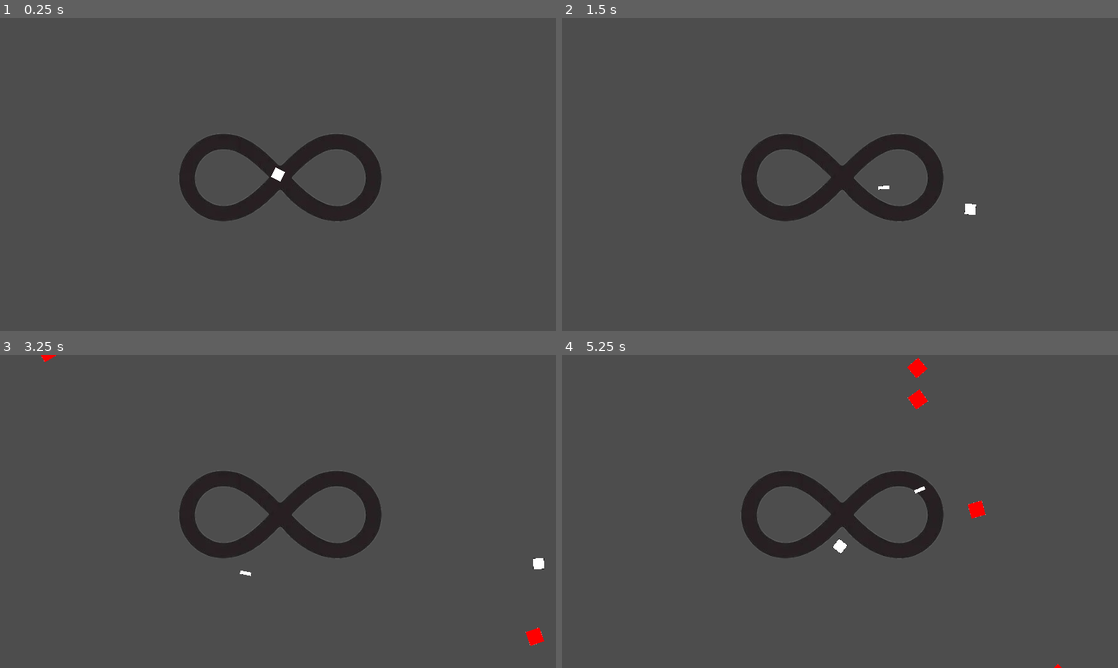
Above: before the commit, frames 1-4 (two rows, left to right).
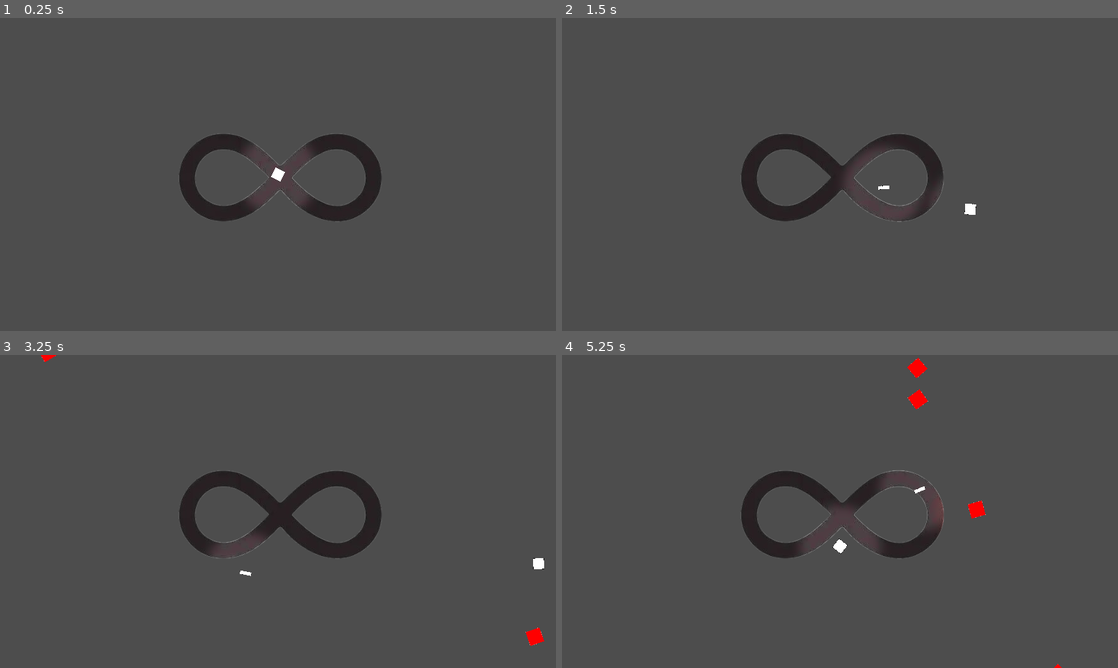
Above: after the commit, the same moments.

Repository: SmallBrainMatt/CS477-Lightning-Game
Game: Godot game, scene res://main.tscn
Two runs of this game, one before a commit and one after it. Both use one fixed random seed, a clock stepped at 60 frames per second and the inputs below.
Inputs (mouse positions are in pixels of both pictures, inside the frame that each line leads up to):
- Up to frame 1 (0.25 s): no input
- Up to frame 2 (1.5 s): tap Enter at 0.5 s; move the mouse to (962, 158) at 0.52 s; hold D (move_right) 0.53-1.28 s; click (962, 158) at 0.6 s; move the mouse to (728, 190) at 1.27 s; hold S (move_down) from 1.28 s (still down); click (728, 190) at 1.35 s
- Up to frame 3 (3.25 s): move the mouse to (333, 442) at 2.02 s; release S (move_down) at 2.03 s; hold D (move_right) 2.03-2.78 s; click (333, 442) at 2.1 s; move the mouse to (250, 574) at 2.77 s; hold W (move_up) from 2.78 s (still down); click (250, 574) at 2.85 s
- Up to frame 4 (5.25 s): move the mouse to (1006, 558) at 3.52 s; release W (move_up) at 3.53 s; hold A (move_left) 3.53-5.03 s; click (1006, 558) at 3.6 s; move the mouse to (673, 464) at 4.27 s; click (673, 464) at 4.35 s; move the mouse to (867, 511) at 5.02 s; hold S (move_down) from 5.03 s (still down); click (867, 511) at 5.1 s

The runs differ from the first frame. In frame 1, 1.2% of the frame differs, in the area x 43-57%, y 40-61%; in frame 2, 1.0%; in frame 3, 0.4%; in frame 4, 1.7%, in the area x 43-69%, y 36-64%.

Commit message:
Lighting and Sound
Added lighting effects for the player, mobs, and bullets. Firing now makes a sound.

Diff:
--- a/infinity/bullet.tscn
+++ b/infinity/bullet.tscn
@@ -1,7 +1,8 @@
-[gd_scene load_steps=4 format=3 uid="uid://dq2vspn8p4wnt"]
+[gd_scene load_steps=5 format=3 uid="uid://dq2vspn8p4wnt"]
 
 [ext_resource type="Script" path="res://bullet.gd" id="1_ahqnr"]
 [ext_resource type="Texture2D" uid="uid://d2x1uncgiy3k4" path="res://player-temp.jpg" id="1_e0dol"]
+[ext_resource type="Texture2D" uid="uid://ij5vvdq1nujh" path="res://light.png" id="3_j6mwj"]
 
 [sub_resource type="RectangleShape2D" id="RectangleShape2D_a77bl"]
 size = Vector2(24.0741, 6.15385)
@@ -21,3 +22,6 @@
 position = Vector2(-5.96046e-07, -1.19209e-07)
 scale = Vector2(1.08, 1.3)
 shape = SubResource("RectangleShape2D_a77bl")
+
+[node name="PointLight2D" type="PointLight2D" parent="."]
+texture = ExtResource("3_j6mwj")
--- /dev/null
+++ b/infinity/hud.gd
@@ -0,0 +1,30 @@
+extends CanvasLayer
+
+signal start_game
+
+func show_message(text):
+	$Message.text = text
+	$Message.show()
+	$MessageTimer.start()
+
+func show_game_over():
+	show_message("Game Over")
+	await $MessageTimer.timeout
+	await get_tree().create_timer(1.0).timeout
+	$StartButton.show()
+
+func _on_start_button_pressed():
+	$StartButton.hide()
+	start_game.emit()
+
+func _on_message_timer_timeout():
+	$Message.hide()
+
+# Called when the node enters the scene tree for the first time.
+func _ready() -> void:
+	pass # Replace with function body.
+
+
+# Called every frame. 'delta' is the elapsed time since the previous frame.
+func _process(delta: float) -> void:
+	pass
--- /dev/null
+++ b/infinity/hud.tscn
@@ -0,0 +1,29 @@
+[gd_scene load_steps=2 format=3 uid="uid://c0ecljwtmugp7"]
+
+[ext_resource type="Script" path="res://hud.gd" id="1_bse4r"]
+
+[node name="HUD" type="CanvasLayer"]
+script = ExtResource("1_bse4r")
+
+[node name="StartButton" type="Button" parent="."]
+offset_right = 200.0
+offset_bottom = 100.0
+size_flags_horizontal = 4
+size_flags_vertical = 4
+text = "Start"
+metadata/_edit_use_anchors_ = true
+
+[node name="Message" type="Label" parent="."]
+anchors_preset = 5
+anchor_left = 0.5
+anchor_right = 0.5
+offset_left = -640.0
+offset_right = 640.0
+offset_bottom = 23.0
+grow_horizontal = 2
+size_flags_horizontal = 4
+size_flags_vertical = 0
+text = "INFINITY"
+autowrap_mode = 2
+
+[node name="MessageTimer" type="Timer" parent="."]
--- a/infinity/main.gd
+++ b/infinity/main.gd
@@ -7,6 +7,7 @@
 var speed_range_max = 250
 
 func game_over():
+	#$Hud.show_game_over()
 	$MobTimer.stop()
 
 #Begins the game
@@ -14,6 +15,7 @@
 	score = 0
 	$Player.start($StartPosition.position)
 	$StartTimer.start()
+	get_tree().call_group("mobs", "queue_free")
 
 #Begin the mob timer
 func _on_start_timer_timeout():
--- a/infinity/main.tscn
+++ b/infinity/main.tscn
@@ -55,6 +55,13 @@
 [node name="SpawnIncreaseTimer" type="Timer" parent="."]
 wait_time = 2.0
 
+[node name="Ground" type="Area2D" parent="."]
+position = Vector2(232, 110)
+collision_layer = 0
+collision_mask = 0
+
+[node name="Sprite2D" type="Sprite2D" parent="Ground"]
+
 [connection signal="timeout" from="MobTimer" to="." method="_on_mob_timer_timeout"]
 [connection signal="timeout" from="StartTimer" to="." method="_on_start_timer_timeout"]
 [connection signal="hit" from="Player" to="." method="game_over"]
--- a/infinity/mob.tscn
+++ b/infinity/mob.tscn
@@ -1,7 +1,8 @@
-[gd_scene load_steps=5 format=3 uid="uid://c6sj162x4dqja"]
+[gd_scene load_steps=6 format=3 uid="uid://c6sj162x4dqja"]
 
 [ext_resource type="Texture2D" uid="uid://sk3snfq6tyeb" path="res://mob-temp.png" id="1_amp00"]
 [ext_resource type="Script" path="res://mob.gd" id="1_y4h7h"]
+[ext_resource type="Texture2D" uid="uid://ij5vvdq1nujh" path="res://light.png" id="3_ptlvd"]
 
 [sub_resource type="SpriteFrames" id="SpriteFrames_5exnt"]
 animations = [{
@@ -17,7 +18,7 @@
 [sub_resource type="RectangleShape2D" id="RectangleShape2D_rsee7"]
 size = Vector2(34, 34)
 
-[node name="Mob" type="RigidBody2D"]
+[node name="Mob" type="RigidBody2D" groups=["mobs"]]
 collision_layer = 3
 collision_mask = 8
 gravity_scale = 0.0
@@ -44,4 +45,8 @@
 visibility_layer = 0
 shape = SubResource("RectangleShape2D_rsee7")
 
+[node name="PointLight2D" type="PointLight2D" parent="."]
+color = Color(1, 0, 0, 1)
+texture = ExtResource("3_ptlvd")
+
 [connection signal="body_entered" from="Area2D" to="." method="_on_area_2d_body_entered"]
--- a/infinity/player.gd
+++ b/infinity/player.gd
@@ -58,6 +58,7 @@
 
 #Shoot the gun
 func fire():
+	$Pew.play()
 	var bullet_instance = bullet.instantiate()
 	bullet_instance.rotation_degrees = rotation_degrees
 	bullet_instance.position = get_global_position()
--- a/infinity/player.tscn
+++ b/infinity/player.tscn
@@ -1,7 +1,9 @@
-[gd_scene load_steps=5 format=3 uid="uid://d2xnmrabr3lhd"]
+[gd_scene load_steps=7 format=3 uid="uid://d2xnmrabr3lhd"]
 
 [ext_resource type="Script" path="res://player.gd" id="1_dr7eq"]
 [ext_resource type="Texture2D" uid="uid://d2x1uncgiy3k4" path="res://player-temp.jpg" id="2_fcngs"]
+[ext_resource type="Texture2D" uid="uid://ij5vvdq1nujh" path="res://light.png" id="3_tf5l5"]
+[ext_resource type="AudioStream" uid="uid://qa63vdtvoo0g" path="res://pew.wav" id="4_o5lle"]
 
 [sub_resource type="SpriteFrames" id="SpriteFrames_njjgm"]
 animations = [{
@@ -28,4 +30,12 @@
 [node name="CollisionShape2D" type="CollisionShape2D" parent="."]
 shape = SubResource("RectangleShape2D_2f4ky")
 
+[node name="PointLight2D" type="PointLight2D" parent="."]
+shadow_enabled = true
+texture = ExtResource("3_tf5l5")
+
+[node name="Pew" type="AudioStreamPlayer" parent="."]
+stream = ExtResource("4_o5lle")
+volume_db = -10.0
+
 [connection signal="body_entered" from="." to="." method="_on_body_entered"]
Not shown, added: infinity/black.jpg.import
Binary file added: infinity/light.png
Not shown, added: infinity/light.png.import
Not shown, added: infinity/pew.wav.import
Not shown, added: infinity/pew.wav
